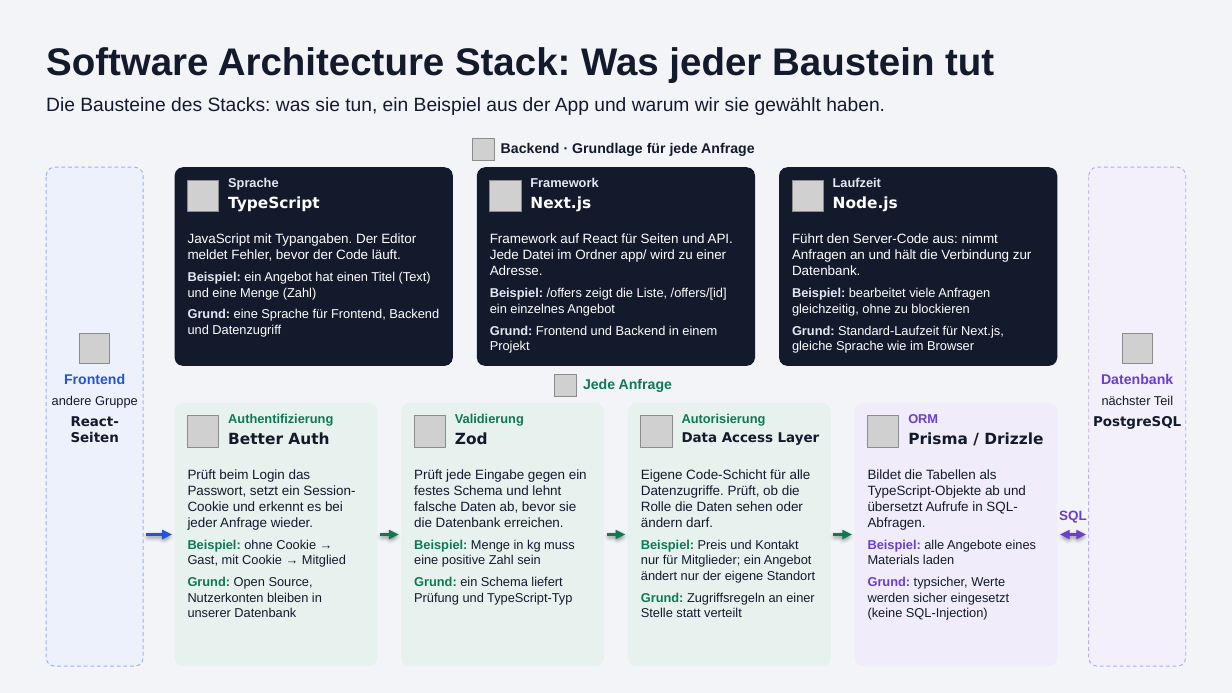
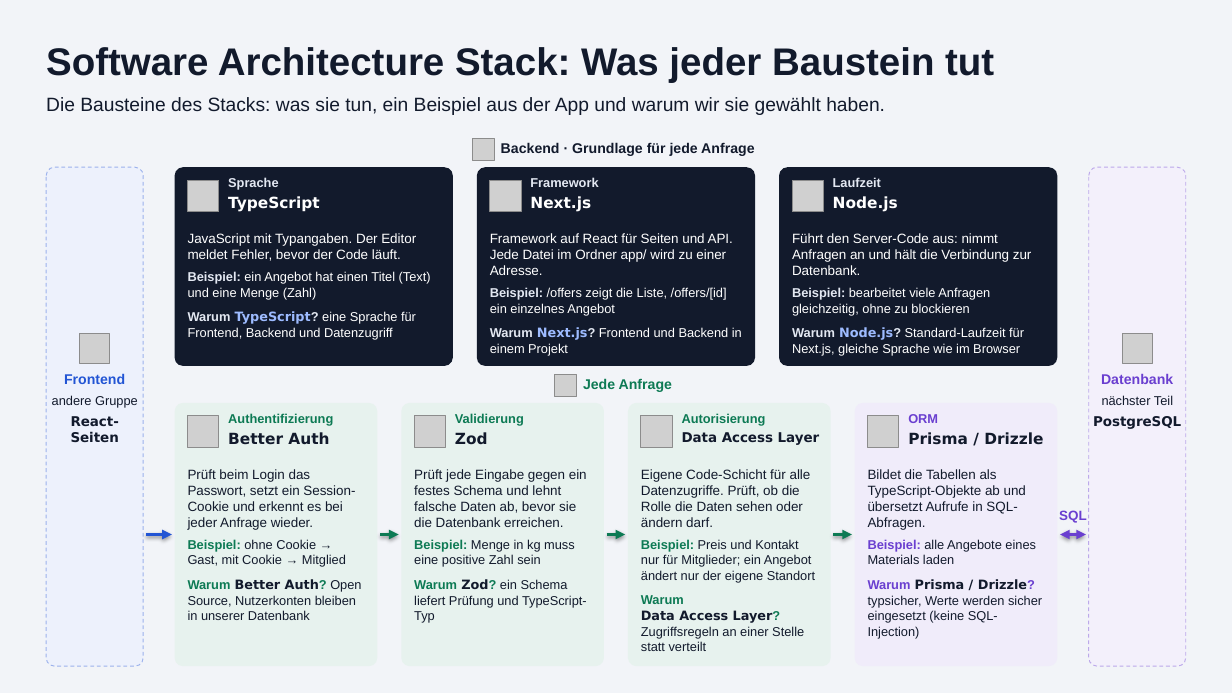
Before and after one commit to lu4k87/__project_applied_research, a slide deck: slide 2 of Praesentation/folien/App-Architektur.pptx. Drawn at 1232x693 pixels with LibreOffice and Linux fonts; fonts in the diff are those of the drawing; grey boxes stand for pictures. Boxes give left, top, right and bottom in pixels: in the first picture for what was removed or moved away, otherwise in the second. Text is boxed around its words. In the diff, an @@ line names an element or a change of style, - is before the commit and + after.

```diff
--- a/Praesentation/folien/App-Architektur.pptx
+++ b/Praesentation/folien/App-Architektur.pptx
@@ text at [188, 311, 416, 340]: text changed @@
-Grund: eine Sprache für Frontend, Backend und Datenzugriff
+Warum TypeScript? eine Sprache für Frontend, Backend und Datenzugriff
@@ text at [490, 327, 742, 356]: text changed @@
-Grund: Frontend und Backend in einem Projekt
+Warum Next.js? Frontend und Backend in einem Projekt
@@ text at [792, 327, 1024, 356]: text changed @@
-Grund: Standard-Laufzeit für Next.js, gleiche Sprache wie im Browser
+Warum Node.js? Standard-Laufzeit für Next.js, gleiche Sprache wie im Browser
@@ text at [188, 579, 361, 620]: text changed @@
-Grund: Open Source, Nutzerkonten bleiben in unserer Datenbank
+Warum Better Auth? Open Source, Nutzerkonten bleiben in unserer Datenbank
@@ text at [414, 579, 587, 623]: text changed @@
-Grund: ein Schema liefert Prüfung und TypeScript-Typ
+Warum Zod? ein Schema liefert Prüfung und TypeScript-Typ
@@ text at [641, 595, 804, 651]: text changed @@
-Grund: Zugriffsregeln an einer Stelle statt verteilt
+Warum Data Access Layer? Zugriffsregeln an einer Stelle statt verteilt
@@ text at [868, 579, 1042, 639]: text changed @@
-Grund: typsicher, Werte werden sicher eingesetzt (keine SQL-Injection)
+Warum Prisma / Drizzle? typsicher, Werte werden sicher eingesetzt (keine SQL-Injection)
```
Also in this commit, not shown: 4 other files.
